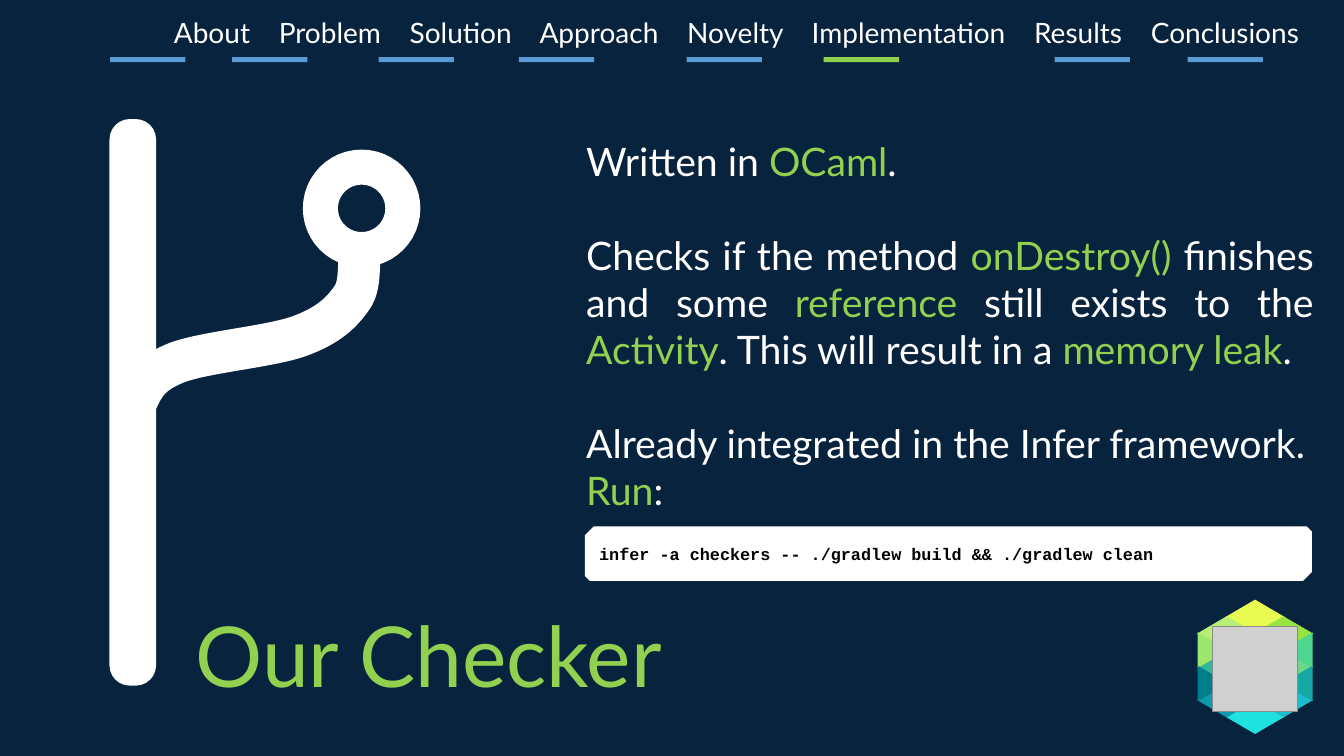
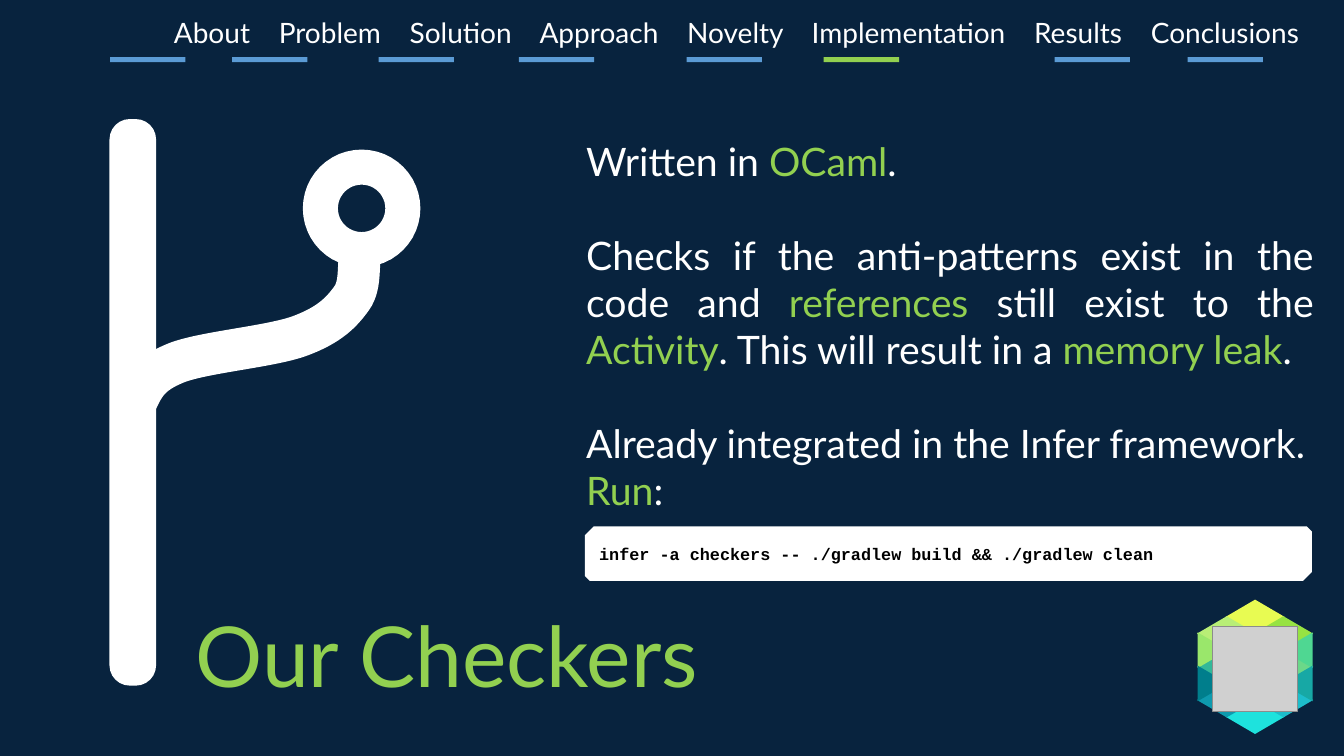
Before and after one commit to jsachs/infer, a slide deck: slide 17 of infeRS/InfeRS.pptx. Drawn at 1344x756 pixels with LibreOffice and Linux fonts; fonts in the diff are those of the drawing; grey boxes stand for pictures. Boxes give left, top, right and bottom in pixels: in the first picture for what was removed or moved away, otherwise in the second. Text is boxed around its words. In the diff, an @@ line names an element or a change of style, - is before the commit and + after.

```diff
--- a/infeRS/InfeRS.pptx
+++ b/infeRS/InfeRS.pptx
@@ text at [586, 241, 1314, 371]: text changed @@
-Checks if the method onDestroy() finishes and some reference still exists to the Activity. This will result in a memory leak.
+Checks if the anti-patterns exist in the code and references still exist to the Activity. This will result in a memory leak.
@@ text at [195, 625, 698, 688]: text changed @@
-Our Checker
+Our Checkers
```
Also in this commit, not shown: 11 other slides changed, 1 slide added, 4 slides removed.
